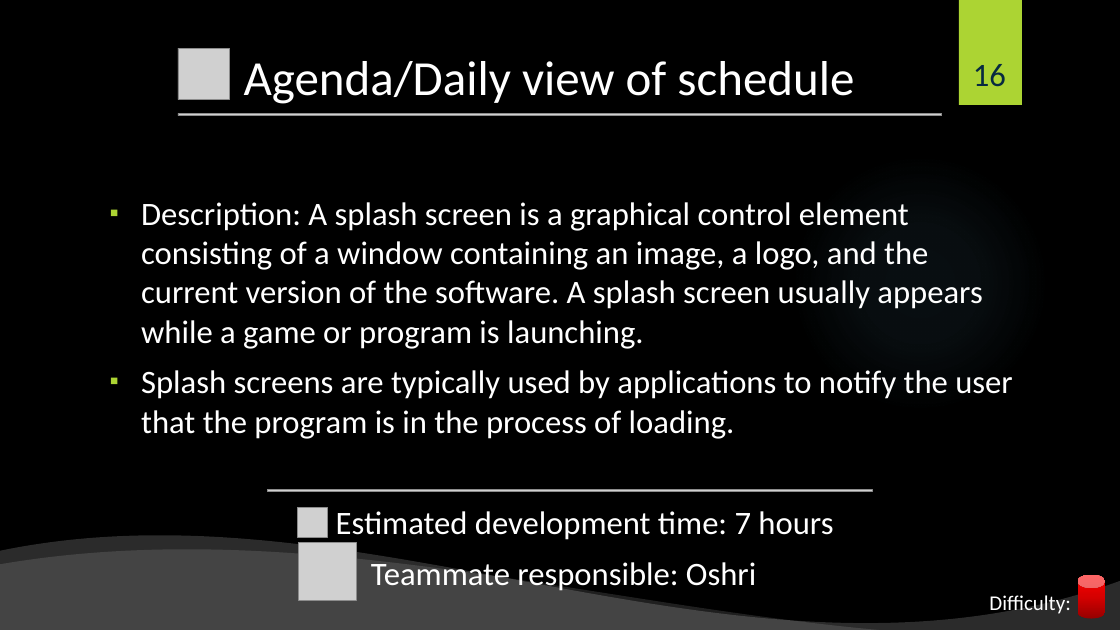
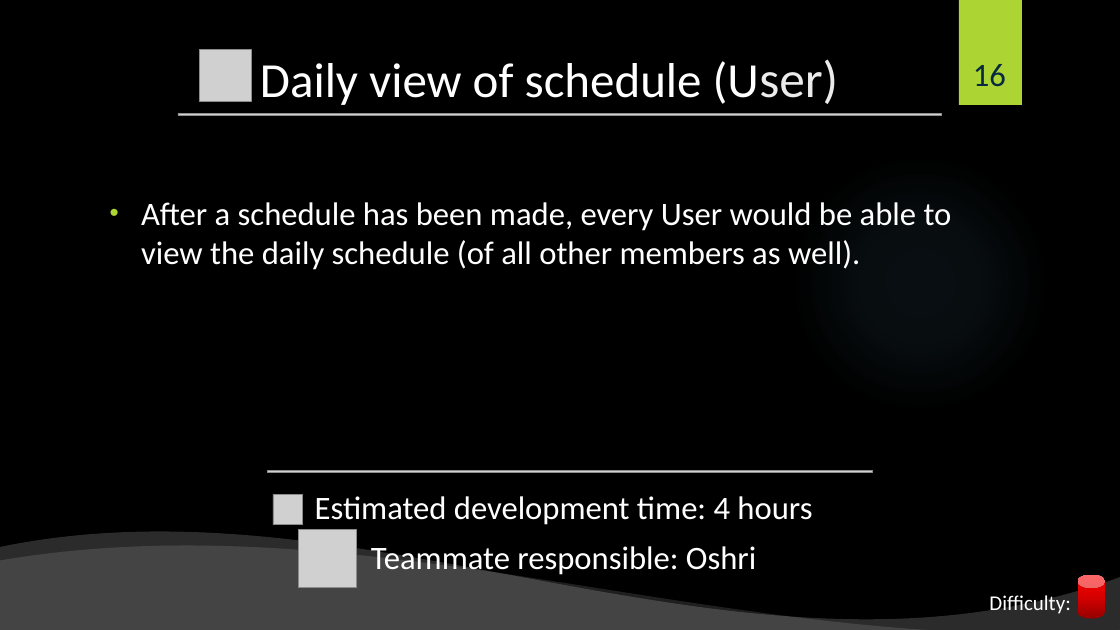
Before and after one commit to shiftlyapp/Shiftly, a slide deck: slide 16 of Backlog.pptx. Drawn at 1120x630 pixels with LibreOffice and Linux fonts; fonts in the diff are those of the drawing; grey boxes stand for pictures; background and template pictures are left out. Boxes give left, top, right and bottom in pixels: in the first picture for what was removed or moved away, otherwise in the second. Text is boxed around its words. In the diff, an @@ line names an element or a change of style, - is before the commit and + after.

Commit message:
Upload a revised presentation

```diff
--- a/Backlog.pptx
+++ b/Backlog.pptx
@@ picture moved from (x1=178, y1=48, x2=229, y2=99) to (x1=200, y1=50, x2=251, y2=101) @@
@@ title at (x1=260, y1=59, x2=839, y2=105): text changed @@
-Agenda/Daily view of schedule
+Daily view of schedule (User)
@@ text at (x1=141, y1=202, x2=952, y2=525): text changed @@
-▪ Description: A splash screen is a graphical control element consisting of a window containing an image, a logo, and the current version of the software. A splash screen usually appears while a game or program is launching.
-▪ Splash screens are typically used by applications to notify the user that the program is in the process of loading.
-Estimated development time: 7 hours
+• After a schedule has been made, every User would be able to view the daily schedule (of all other members as well).
+Estimated development time: 4 hours
@@ picture moved from (x1=267, y1=490, x2=872, y2=492) to (x1=267, y1=471, x2=872, y2=472) @@
@@ picture moved from (x1=297, y1=507, x2=328, y2=538) to (x1=273, y1=495, x2=303, y2=525) @@
@@ wave resized from (x1=0, y1=534, x2=1120, y2=630) to (x1=0, y1=530, x2=1120, y2=630) @@
@@ picture moved from (x1=298, y1=543, x2=356, y2=601) to (x1=298, y1=530, x2=356, y2=588) @@
@@ wave resized from (x1=0, y1=548, x2=1120, y2=630) to (x1=0, y1=544, x2=1120, y2=630) @@
```
Also in this commit, not shown: 11 other slides changed, 1 slide added.
